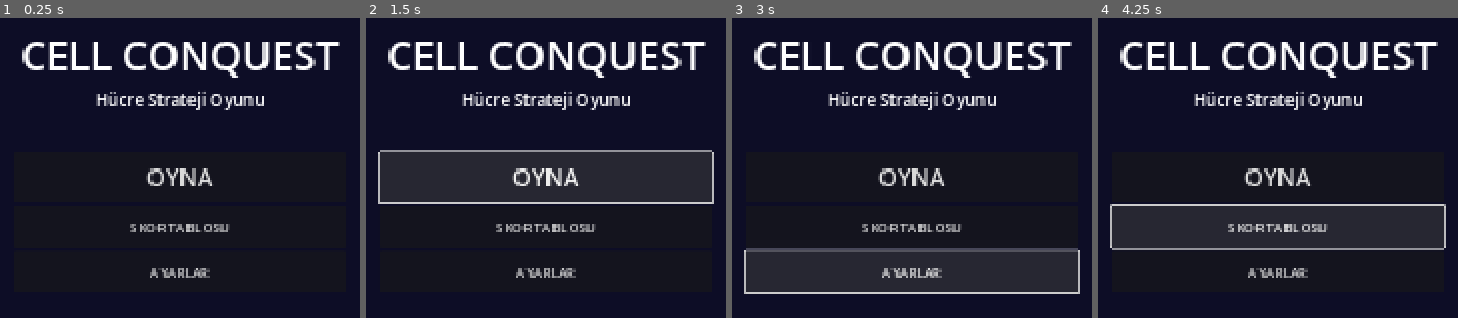
Above: before the commit, frames 1-4 (left to right).
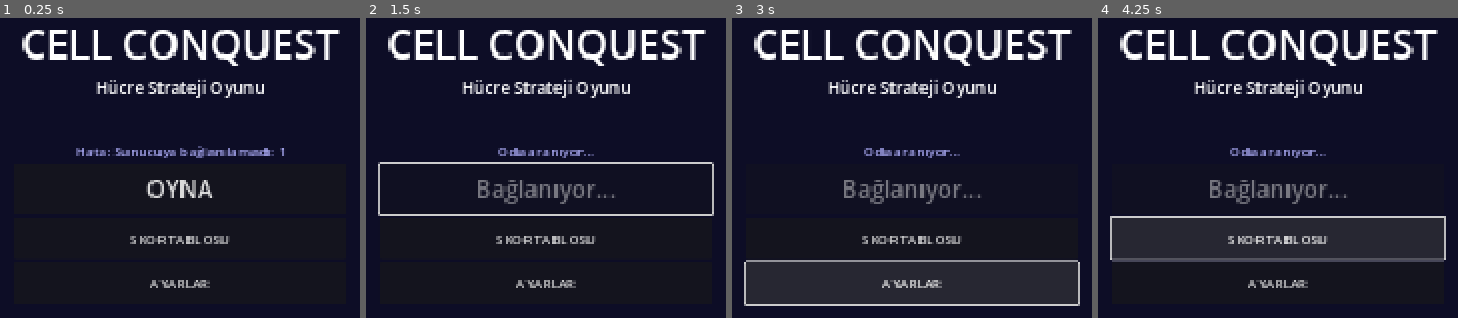
Above: after the commit, the same moments.

Repository: selahmetman/cell-conquest
Game: Godot game, scene res://scenes/UI/MainMenu.tscn
Two runs of this game, one before a commit and one after it. Both use one fixed random seed, a clock stepped at 60 frames per second and the inputs below.
Inputs (mouse positions are in pixels of both pictures, inside the frame that each line leads up to):
- Up to frame 1 (0.25 s): no input
- Up to frame 2 (1.5 s): click "SKOR TABLOSU" at 0.5 s; click "OYNA" at 1.25 s
- Up to frame 3 (3 s): click (912, 177) at 2 s, where only the run before the commit has a clickable "OYNA"; click "AYARLAR" at 2.75 s
- Up to frame 4 (4.25 s): click "SKOR TABLOSU" at 3.5 s

The runs differ from the first frame. In frame 1, 11% of the frame differs, in the area x 6-95%, y 4-90%; in frame 2, 16%; in frame 3, 17%, in the area x 3-97%, y 4-96%; in frame 4, 15%.

Commit message:
fix: autoload singleton'lar eklendi, MainMenu script yolu ve buton akisi duzeltildi

Diff:
--- a/client/project.godot
+++ b/client/project.godot
@@ -14,6 +14,11 @@
 run/main_scene="res://scenes/UI/MainMenu.tscn"
 config/features=PackedStringArray("4.3", "Mobile")
 config/icon="res://assets/sprites/icon.png"
+
+[autoload]
+
+NetworkManager="*res://scripts/NetworkManager.gd"
+GameManager="*res://scripts/GameManager.gd"
 
 [display]
 
--- a/client/scenes/UI/MainMenu.tscn
+++ b/client/scenes/UI/MainMenu.tscn
@@ -1,6 +1,6 @@
 [gd_scene load_steps=2 format=3 uid="uid://main_menu"]
 
-[ext_resource type="Script" path="res://scripts/MainMenuUI.gd" id="1"]
+[ext_resource type="Script" path="res://scenes/UI/MainMenuUI.gd" id="1"]
 
 [node name="MainMenu" type="Control"]
 layout_mode = 3
@@ -38,7 +38,14 @@
 [node name="Spacer" type="Control" parent="VBox"]
 custom_minimum_size = Vector2(0, 40)
 
+[node name="StatusLabel" type="Label" parent="VBox"]
+text = ""
+horizontal_alignment = 1
+theme_override_font_sizes/font_size = 16
+theme_override_colors/font_color = Color(0.7, 0.7, 1.0, 1)
+
 [node name="PlayButton" type="Button" parent="VBox"]
+disabled = true
 text = "OYNA"
 custom_minimum_size = Vector2(300, 60)
 theme_override_font_sizes/font_size = 28
--- a/client/scenes/UI/MainMenuUI.gd
+++ b/client/scenes/UI/MainMenuUI.gd
@@ -2,18 +2,31 @@
 
 @onready var play_btn: Button        = $VBox/PlayButton
 @onready var leaderboard_btn: Button = $VBox/LeaderboardButton
+@onready var status_label: Label     = $VBox/StatusLabel
 
 
 func _ready() -> void:
 	play_btn.pressed.connect(_on_play_pressed)
 	leaderboard_btn.pressed.connect(_on_leaderboard_pressed)
-	NetworkManager.connect_to_server()
+
+	NetworkManager.connected.connect(_on_server_connected)
 	NetworkManager.room_joined.connect(_on_room_joined)
+	NetworkManager.error_received.connect(_on_error)
+
+	status_label.text = "Sunucuya bağlanılıyor..."
+	# Yerel geliştirme için use_local=true, production'da false
+	NetworkManager.connect_to_server(true)
+
+
+func _on_server_connected() -> void:
+	status_label.text = ""
+	play_btn.disabled = false
 
 
 func _on_play_pressed() -> void:
 	play_btn.disabled = true
 	play_btn.text = "Bağlanıyor..."
+	status_label.text = "Oda aranıyor..."
 	NetworkManager.join_room()
 
 
@@ -22,5 +35,11 @@
 	get_tree().change_scene_to_file("res://scenes/Main.tscn")
 
 
+func _on_error(message: String) -> void:
+	status_label.text = "Hata: " + message
+	play_btn.disabled = false
+	play_btn.text = "OYNA"
+
+
 func _on_leaderboard_pressed() -> void:
-	pass  # TODO: leaderboard scene
+	pass
--- a/client/scripts/GameManager.gd
+++ b/client/scripts/GameManager.gd
@@ -16,12 +16,9 @@
 var game_active := false
 var time_remaining := GAME_DURATION
 
-@onready var network: Node = $"/root/NetworkManager"
-
-
 func _ready() -> void:
-	network.state_updated.connect(_on_state_updated)
-	network.game_over.connect(_on_game_over)
+	NetworkManager.state_updated.connect(_on_state_updated)
+	NetworkManager.game_over.connect(_on_game_over)
 
 
 func _process(delta: float) -> void:
@@ -35,7 +32,7 @@
 func send_troops(from_id: int, to_id: int, amount: int) -> void:
 	if not game_active:
 		return
-	network.send_command({
+	NetworkManager.send_command({
 		"type": "send_troops",
 		"from": from_id,
 		"to": to_id,
